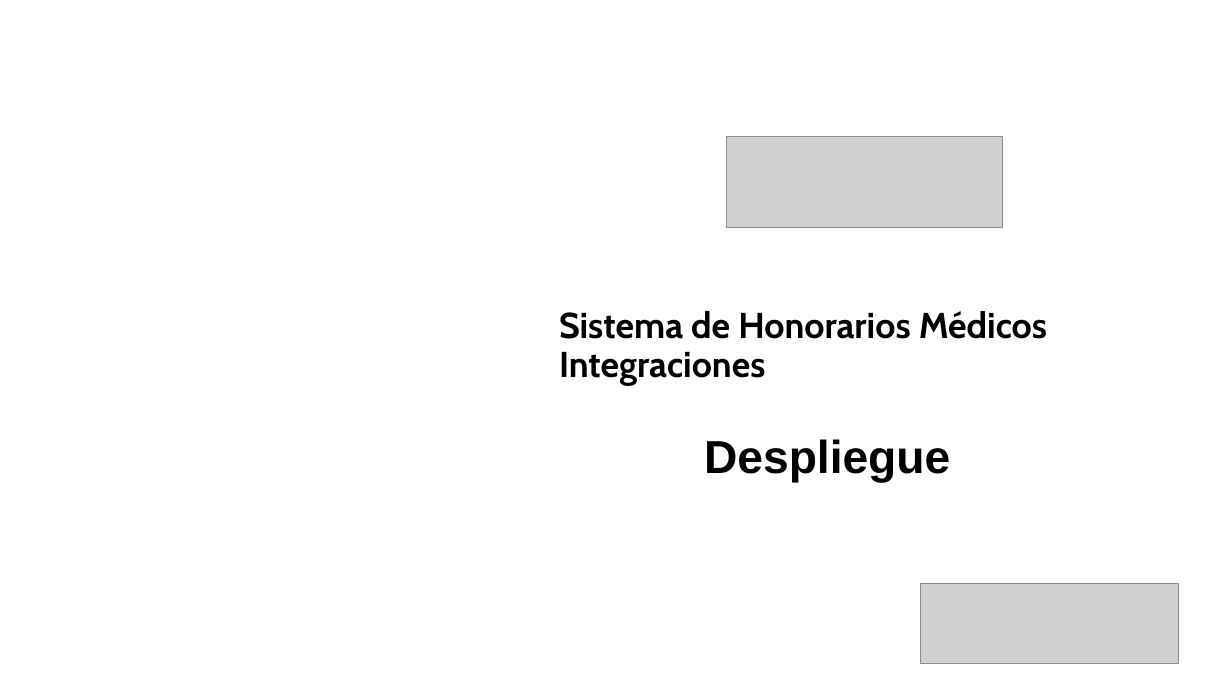
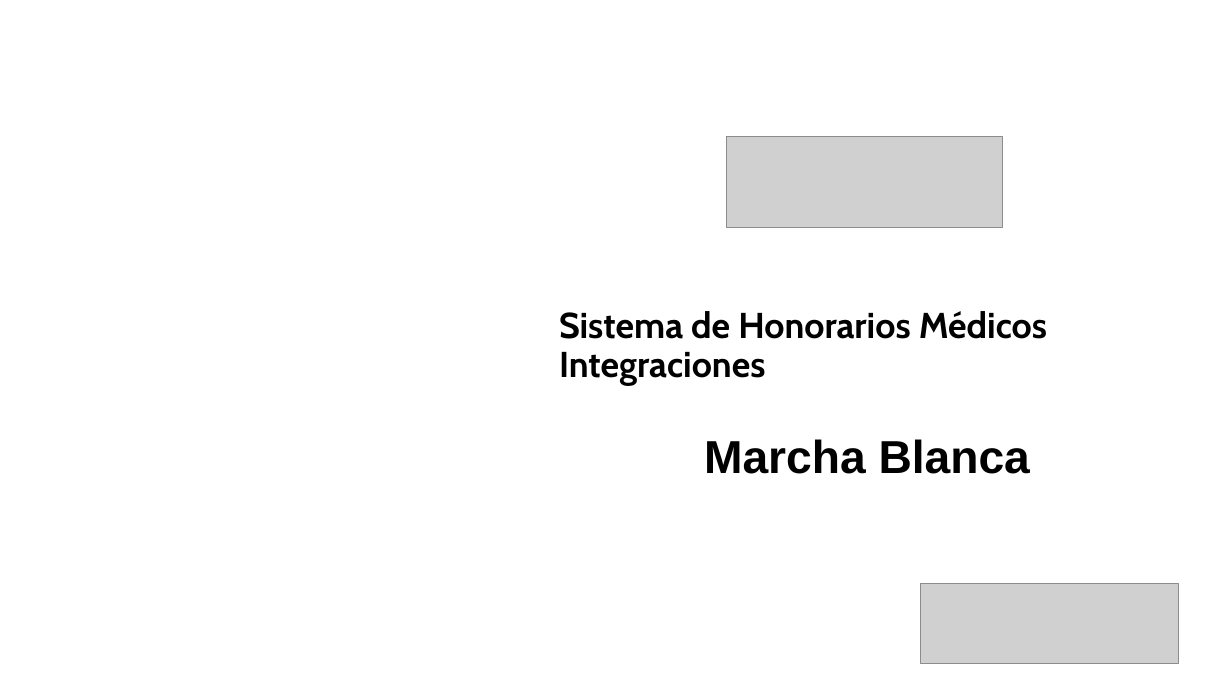
Before and after one commit to aanampa/ADG_SHM, a slide deck: slide 1 of docs/ADG SHM - Despliegue v1.pptx. Drawn at 1232x693 pixels with LibreOffice and Linux fonts; fonts in the diff are those of the drawing; grey boxes stand for pictures; background and template pictures are left out. Boxes give left, top, right and bottom in pixels: in the first picture for what was removed or moved away, otherwise in the second. Text is boxed around its words. In the diff, an @@ line names an element or a change of style, - is before the commit and + after.

```diff
--- a/docs/ADG SHM - Despliegue v1.pptx
+++ b/docs/ADG SHM - Despliegue v1.pptx
@@ text at (x1=704, y1=439, x2=1030, y2=474): text changed @@
-Despliegue
+Marcha Blanca
```
Also in this commit, not shown: 2 other slides changed, 3 slides added, 2 slides removed, 22 other files.
